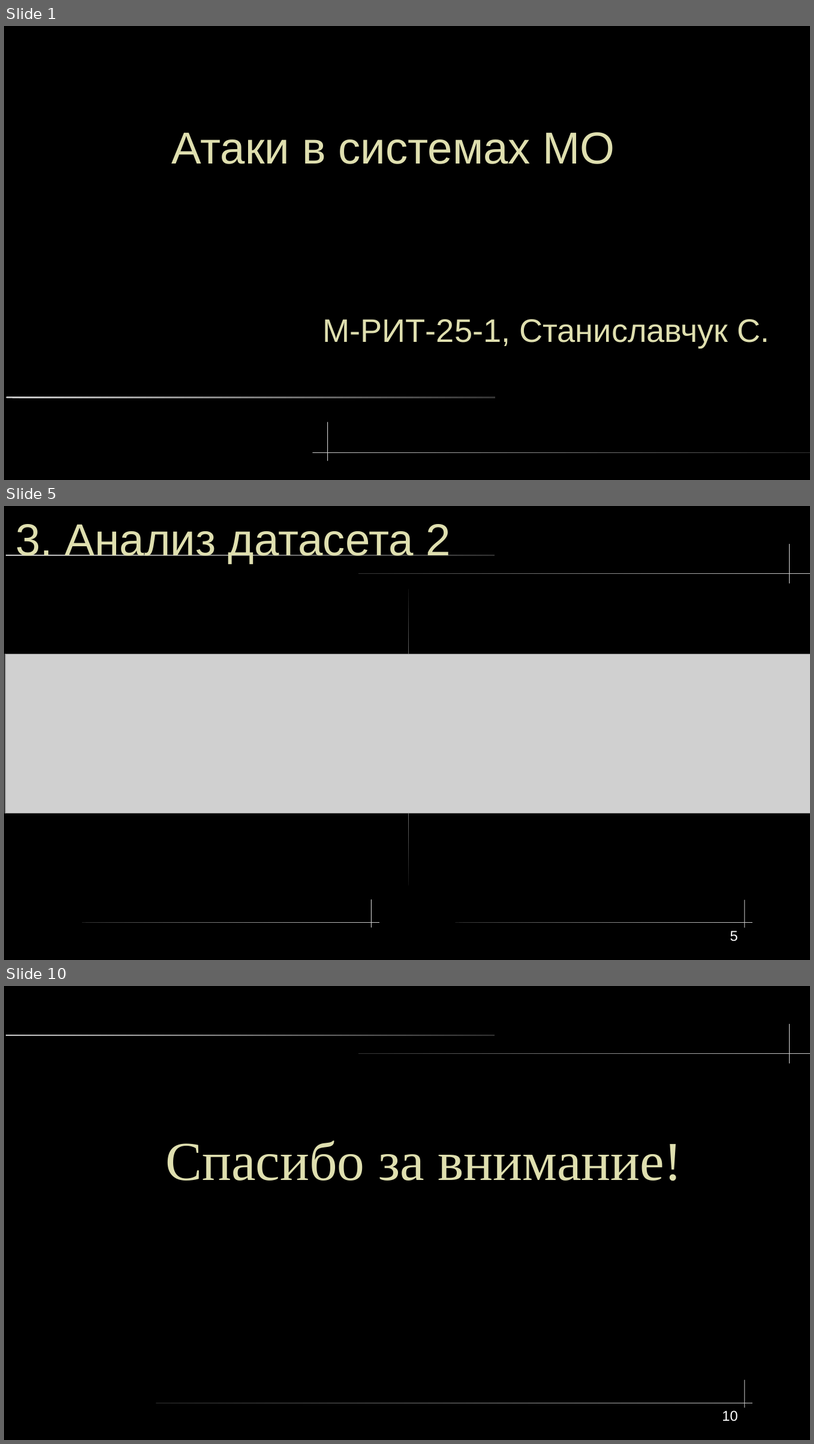
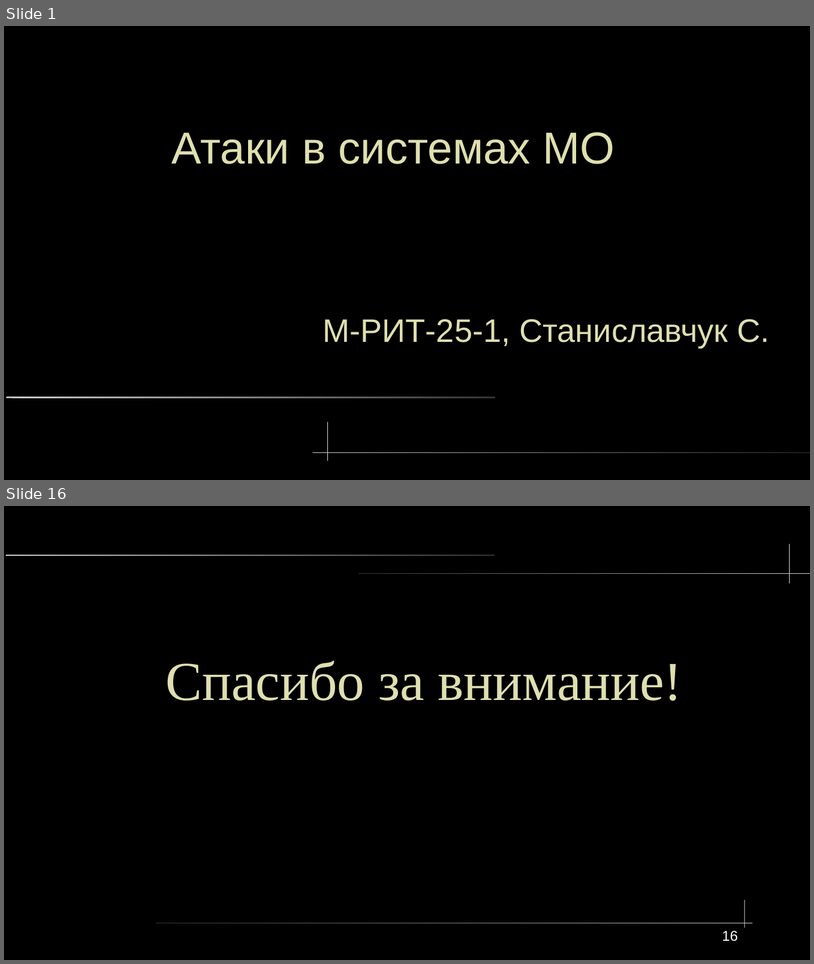
Before and after one commit to lxvevery1/LSTU_MAG, a slide deck: 5_1/ML/lab/coursework/presentation/ProjectOrg.odp. Shown one above the other, each under a label of ours: slides 1, 5 and 10 before the commit, slides 1 and 16 after it; the slides between them are not shown. The pictures are 814x1444 and 814x964 pixels, drawn with LibreOffice and Linux fonts; fonts in the diff are those of the drawing; grey boxes stand for pictures. Boxes give left, top, right and bottom in pixels: in the first picture for what was removed or moved away, otherwise in the second. Text is boxed around its words. In the diff, an @@ line names an element or a change of style, - is before the commit and + after.

```diff
--- a/5_1/ML/lab/coursework/presentation/ProjectOrg.odp
+++ b/5_1/ML/lab/coursework/presentation/ProjectOrg.odp
@@ slide 5 removed at (4, 506, 810, 960), background #000000; not listed: 4 template elements that a slide beside it also shows @@
@@ title removed at (15, 524, 451, 564) @@
-3. Анализ датасета 2
@@ freeform shape removed at (408, 589, 410, 885) @@
@@ picture removed at (5, 654, 810, 813) @@
@@ freeform shape removed at (371, 899, 372, 927) @@
@@ rounded rectangle removed at (81, 922, 380, 922) @@
@@ rounded rectangle removed at (455, 922, 753, 922) @@
@@ page number removed at (731, 930, 738, 941) @@
-5
@@ what was slide 10 is now slide 16 @@
@@ page number at (722, 930, 738, 941): text changed @@
-10
+16
```
Also in this commit, not shown: 2 slides changed, 13 slides added, 5 other slides removed, 4 other files.
